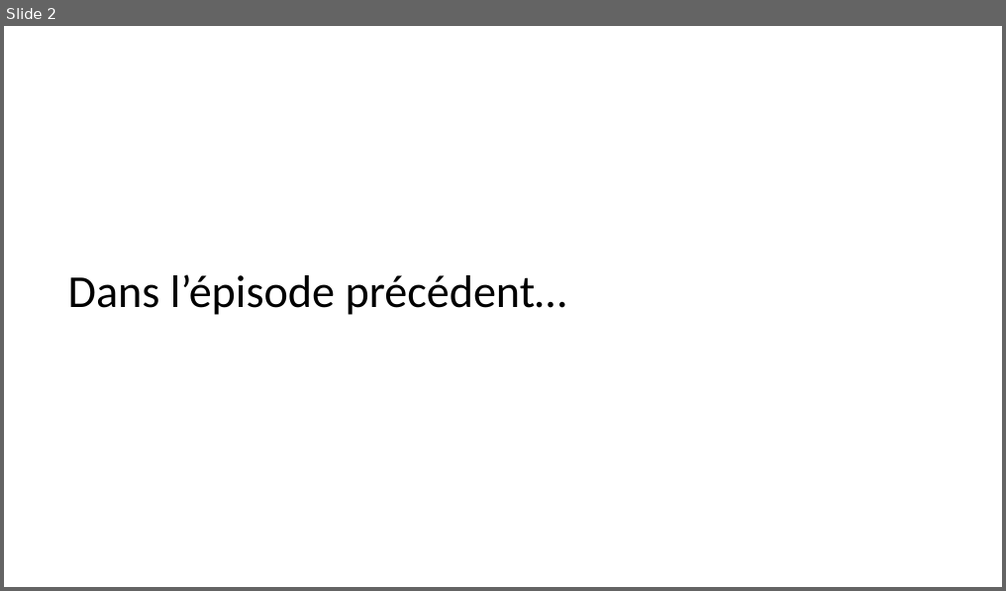
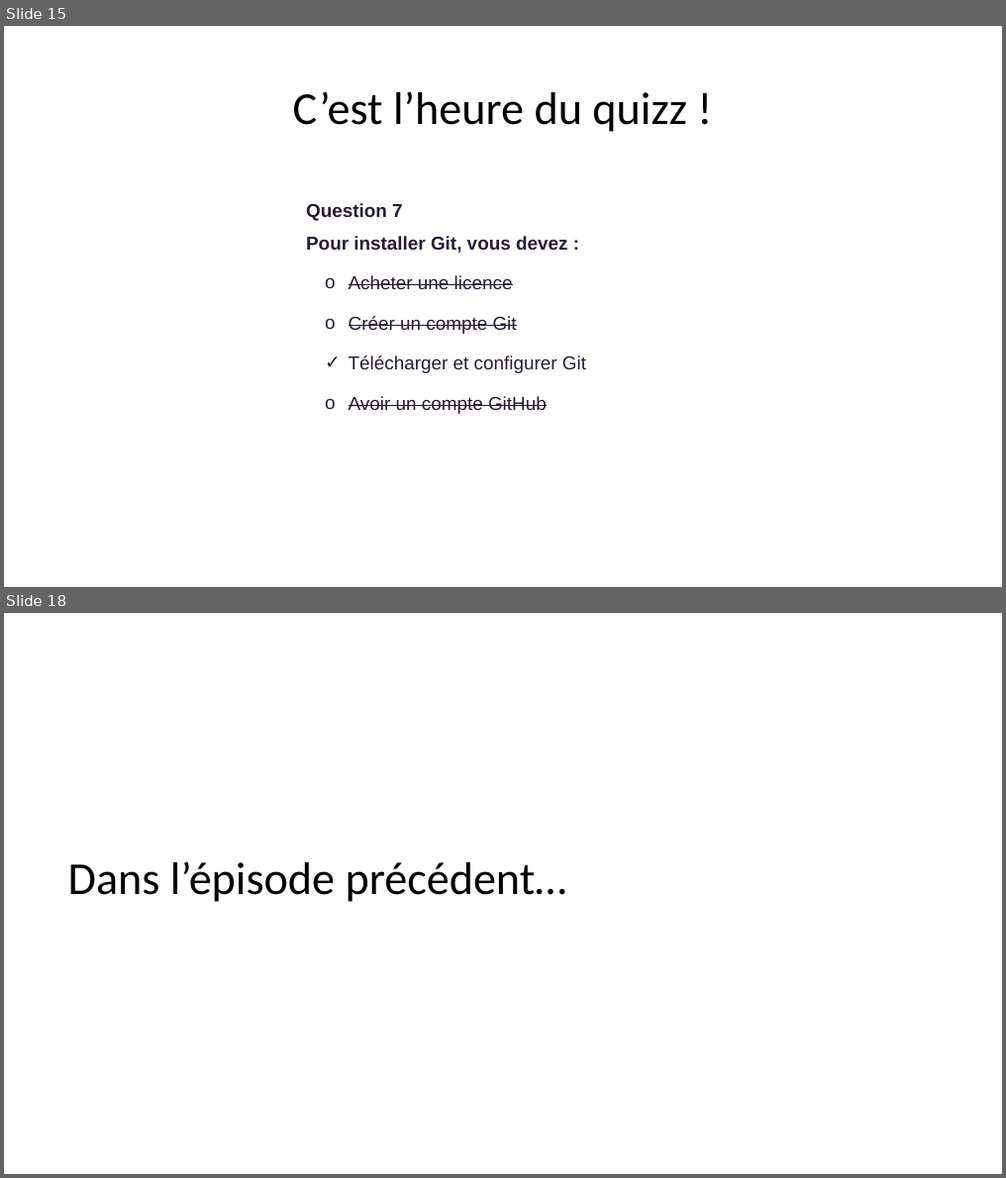
Before and after one commit to BenRobert38/BUT3-GIT-2024, a slide deck: Cours/BUT3-Cours2.pptx. Shown one above the other, each under a label of ours: slide 2 before the commit, slides 15 and 18 after it; the slides between them are not shown. The pictures are 1006x591 and 1006x1178 pixels, drawn with LibreOffice and Linux fonts; fonts in the diff are those of the drawing. Boxes give left, top, right and bottom in pixels: in the first picture for what was removed or moved away, otherwise in the second. Text is boxed around its words. In the diff, an @@ line names an element or a change of style, - is before the commit and + after.

```diff
--- a/Cours/BUT3-Cours2.pptx
+++ b/Cours/BUT3-Cours2.pptx
@@ slide 15 added at bbox=[4, 26, 1002, 587], background #FFFFFF @@
@@ title added at bbox=[293, 91, 687, 132], 44 pt, text #000000 @@
+C’est l’heure du quizz !
@@ text added at bbox=[306, 203, 586, 414], 18 pt, text #271A38 @@
+Question 7
+Pour installer Git, vous devez :
+o Acheter une licence
+o Créer un compte Git
+✓ Télécharger et configurer Git
+o Avoir un compte GitHub
@@ what was slide 2 is now slide 18 @@
```
Also in this commit, not shown: 1 slide changed, 31 other slides added.
